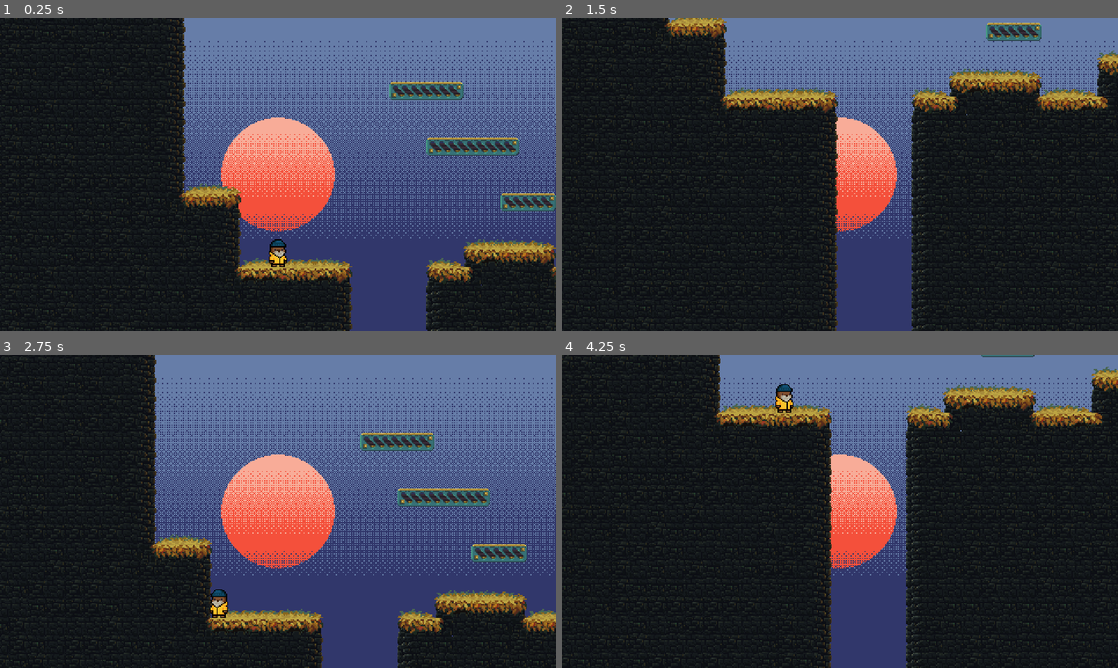
Above: before the commit, frames 1-4 (two rows, left to right).
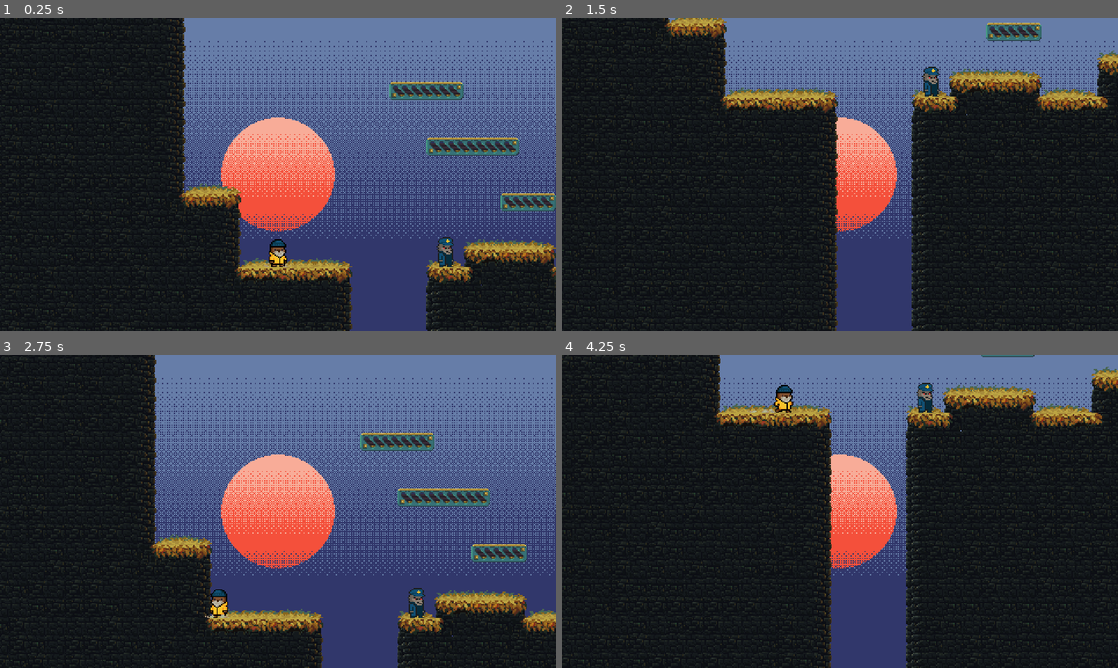
Above: after the commit, the same moments.

Repository: florian-reimann/fjord-n-fury-handcoded
Game: Godot game, scene res://game/Main.tscn
Same seed, same stepped clock (60 frames per second), same inputs: the game is played once before the commit and once after it.
Inputs:
- Up to frame 1 (0.25 s): no input
- Up to frame 2 (1.5 s): hold D (Right) from 0.53 s (still down); tap W (Jump) at 0.6, 0.77, 1.07, 1.35 s
- Up to frame 3 (2.75 s): tap W (Jump) at 1.52, 1.82, 2.1 s; release D (Right) at 2.03 s; hold A (Left) from 2.03 s (still down)
- Up to frame 4 (4.25 s): release A (Left) at 2.78 s; hold D (Right) from 2.78 s (still down); tap W (Jump) at 2.85, 3.02, 3.32, 3.6, 3.77, 4.07 s

The runs differ from the first frame. In frame 1, 0.3% of the frame differs, in the area x 47-82%, y 70-80%; in frame 2, 0.2%; in frame 3, 0.3%; in frame 4, 0.4%, in the area x 33-67%, y 8-19%.

Commit message:
Update: Added enemy system, player jump animation, and effects

Diff:
--- a/autoload/GameManager.gd
+++ b/autoload/GameManager.gd
@@ -9,3 +9,11 @@
 func RespawnPlayer():
 	print("Respawn")
 	player.position = playerOriginPosition
+
+func SpawnVFX(vfxToSpawn:Resource, position: Vector2):
+	var vfxInstance = vfxToSpawn.instantiate()
+	vfxInstance.global_position = position
+
+	get_tree().get_root().get_node("World").add_child(
+		vfxInstance
+	)
--- /dev/null
+++ b/features/enemies/Enemy.gd
@@ -0,0 +1,6 @@
+extends CharacterBody2D
+
+const SPEED: int = 50
+var direction: int = -1
+
+@onready var animated_sprite_2d: AnimatedSprite2D = $AnimatedSprite2D
--- /dev/null
+++ b/features/enemies/Enemy.tscn
@@ -0,0 +1,35 @@
+[gd_scene load_steps=6 format=3 uid="uid://bqos27iqsfg8k"]
+
+[ext_resource type="Script" uid="uid://cfbpwmbityw2n" path="res://features/enemies/Enemy.gd" id="1_ias5w"]
+[ext_resource type="Texture2D" uid="uid://dcwv7sj7j3mc" path="res://features/enemies/sprites/Enemy_wolf_idle.png" id="1_tm7dh"]
+
+[sub_resource type="CapsuleShape2D" id="CapsuleShape2D_37vms"]
+radius = 6.0
+height = 26.0
+
+[sub_resource type="AtlasTexture" id="AtlasTexture_ias5w"]
+atlas = ExtResource("1_tm7dh")
+region = Rect2(0, 0, 32, 32)
+
+[sub_resource type="SpriteFrames" id="SpriteFrames_7fywp"]
+animations = [{
+"frames": [{
+"duration": 1.0,
+"texture": SubResource("AtlasTexture_ias5w")
+}],
+"loop": true,
+"name": &"Walk",
+"speed": 5.0
+}]
+
+[node name="Enemy" type="CharacterBody2D"]
+script = ExtResource("1_ias5w")
+
+[node name="CollisionShape2D" type="CollisionShape2D" parent="."]
+position = Vector2(0, -13)
+shape = SubResource("CapsuleShape2D_37vms")
+
+[node name="AnimatedSprite2D" type="AnimatedSprite2D" parent="."]
+position = Vector2(0, -16)
+sprite_frames = SubResource("SpriteFrames_7fywp")
+animation = &"Walk"
--- a/features/player/Player.gd
+++ b/features/player/Player.gd
@@ -18,6 +18,9 @@
 # Double Jump System
 const MAX_JUMPS: int = 2  # Boden-Jump + Luft-Jump
 
+# True/False ist in der Luft
+var AirborneLastFrame: bool
+
 @onready var animated_sprite_2d: AnimatedSprite2D = $AnimatedSprite2D
 
 func _ready() -> void:
@@ -33,9 +36,15 @@
 	# GRAVITY:
 	if not is_on_floor():
 		velocity.y += GRAVITY * delta
+		AirborneLastFrame = true
+	elif AirborneLastFrame:
+		PlayLandVFX()
+		AirborneLastFrame = false
 
 	if Input.is_action_just_pressed("Jump") and is_on_floor():
 		velocity.y += JUMP_VELOCITY
+		animated_sprite_2d.play("Jump")
+		PlayJumpUpVFX()
 
 	# Richtung des Spielers:
 	var direction: float = Input.get_axis("Left","Right")
@@ -66,3 +75,11 @@
 			animated_sprite_2d.play("Run")
 		else:
 			animated_sprite_2d.play("Idle")
+
+func PlayJumpUpVFX():
+	var vfxToSpawn = preload("res://fx/vfx_jump_up.tscn")
+	GameManager.SpawnVFX(vfxToSpawn, global_position)
+
+func PlayLandVFX():
+	var vfxToSpawn = preload("res://fx/vfx_land.tscn")
+	GameManager.SpawnVFX(vfxToSpawn, global_position)
--- a/features/player/Player.tscn
+++ b/features/player/Player.tscn
@@ -1,7 +1,8 @@
-[gd_scene load_steps=15 format=3 uid="uid://ch530bw3ar334"]
+[gd_scene load_steps=19 format=3 uid="uid://ch530bw3ar334"]
 
 [ext_resource type="Script" uid="uid://bsm8f7t35gmtf" path="res://features/player/Player.gd" id="1_mjcdy"]
 [ext_resource type="Texture2D" uid="uid://bno34gr52o5w0" path="res://features/player/sprites/fury_idle.png" id="2_u46th"]
+[ext_resource type="Texture2D" uid="uid://cqhvfws33c8s3" path="res://features/player/sprites/Fury_jump.png" id="3_214e2"]
 [ext_resource type="Texture2D" uid="uid://b2i5wree84acj" path="res://features/player/sprites/Fury_run.png" id="3_u46th"]
 
 [sub_resource type="CapsuleShape2D" id="CapsuleShape2D_yo8gm"]
@@ -23,6 +24,18 @@
 [sub_resource type="AtlasTexture" id="AtlasTexture_0btcf"]
 atlas = ExtResource("2_u46th")
 region = Rect2(96, 0, 32, 32)
+
+[sub_resource type="AtlasTexture" id="AtlasTexture_lc4lv"]
+atlas = ExtResource("3_214e2")
+region = Rect2(0, 0, 32, 32)
+
+[sub_resource type="AtlasTexture" id="AtlasTexture_sw0rk"]
+atlas = ExtResource("3_214e2")
+region = Rect2(32, 0, 32, 32)
+
+[sub_resource type="AtlasTexture" id="AtlasTexture_5wo5g"]
+atlas = ExtResource("3_214e2")
+region = Rect2(64, 0, 32, 32)
 
 [sub_resource type="AtlasTexture" id="AtlasTexture_214e2"]
 atlas = ExtResource("3_u46th")
@@ -65,6 +78,20 @@
 }, {
 "frames": [{
 "duration": 1.0,
+"texture": SubResource("AtlasTexture_lc4lv")
+}, {
+"duration": 1.0,
+"texture": SubResource("AtlasTexture_sw0rk")
+}, {
+"duration": 1.0,
+"texture": SubResource("AtlasTexture_5wo5g")
+}],
+"loop": false,
+"name": &"Jump",
+"speed": 5.0
+}, {
+"frames": [{
+"duration": 1.0,
 "texture": SubResource("AtlasTexture_214e2")
 }, {
 "duration": 1.0,
@@ -94,7 +121,7 @@
 [node name="AnimatedSprite2D" type="AnimatedSprite2D" parent="."]
 position = Vector2(0, -16)
 sprite_frames = SubResource("SpriteFrames_cf05b")
-animation = &"Run"
+animation = &"Jump"
 
 [node name="Camera2D" type="Camera2D" parent="."]
 offset = Vector2(0, -80)
--- /dev/null
+++ b/fx/VFX_Controller.gd
@@ -0,0 +1,11 @@
+extends Node2D
+
+@onready var animated_sprite_2d: AnimatedSprite2D = $AnimatedSprite2D
+
+func _ready() -> void:
+	animated_sprite_2d.play("Start")
+
+@warning_ignore("unused_parameter")
+func _process(delta: float) -> void:
+	if animated_sprite_2d.is_playing() == false:
+		queue_free()
--- /dev/null
+++ b/fx/vfx_jump_up.tscn
@@ -0,0 +1,55 @@
+[gd_scene load_steps=9 format=3 uid="uid://rska433s4apq"]
+
+[ext_resource type="Texture2D" uid="uid://77w68wsdixrq" path="res://fx/VFX_JumpUp.png" id="1_2sbf4"]
+[ext_resource type="Script" uid="uid://bssgvhmtbacp0" path="res://fx/VFX_Controller.gd" id="1_eur5m"]
+
+[sub_resource type="AtlasTexture" id="AtlasTexture_eur5m"]
+atlas = ExtResource("1_2sbf4")
+region = Rect2(0, 0, 32, 32)
+
+[sub_resource type="AtlasTexture" id="AtlasTexture_nr1ep"]
+atlas = ExtResource("1_2sbf4")
+region = Rect2(32, 0, 32, 32)
+
+[sub_resource type="AtlasTexture" id="AtlasTexture_p3djl"]
+atlas = ExtResource("1_2sbf4")
+region = Rect2(64, 0, 32, 32)
+
+[sub_resource type="AtlasTexture" id="AtlasTexture_xnj2f"]
+atlas = ExtResource("1_2sbf4")
+region = Rect2(96, 0, 32, 32)
+
+[sub_resource type="AtlasTexture" id="AtlasTexture_blxic"]
+atlas = ExtResource("1_2sbf4")
+region = Rect2(128, 0, 32, 32)
+
+[sub_resource type="SpriteFrames" id="SpriteFrames_q71up"]
+animations = [{
+"frames": [{
+"duration": 1.0,
+"texture": SubResource("AtlasTexture_eur5m")
+}, {
+"duration": 1.0,
+"texture": SubResource("AtlasTexture_nr1ep")
+}, {
+"duration": 1.0,
+"texture": SubResource("AtlasTexture_p3djl")
+}, {
+"duration": 1.0,
+"texture": SubResource("AtlasTexture_xnj2f")
+}, {
+"duration": 1.0,
+"texture": SubResource("AtlasTexture_blxic")
+}],
+"loop": false,
+"name": &"Start",
+"speed": 15.0
+}]
+
+[node name="VFX_JumpUp" type="Node2D"]
+script = ExtResource("1_eur5m")
+
+[node name="AnimatedSprite2D" type="AnimatedSprite2D" parent="."]
+position = Vector2(0, -16)
+sprite_frames = SubResource("SpriteFrames_q71up")
+animation = &"Start"
--- /dev/null
+++ b/fx/vfx_land.tscn
@@ -0,0 +1,48 @@
+[gd_scene load_steps=8 format=3 uid="uid://4ugnh8cqs7fd"]
+
+[ext_resource type="Script" uid="uid://bssgvhmtbacp0" path="res://fx/VFX_Controller.gd" id="1_t2e0q"]
+[ext_resource type="Texture2D" uid="uid://djgulwh185nuw" path="res://fx/VFX_Land.png" id="2_t2e0q"]
+
+[sub_resource type="AtlasTexture" id="AtlasTexture_8o02b"]
+atlas = ExtResource("2_t2e0q")
+region = Rect2(0, 0, 32, 32)
+
+[sub_resource type="AtlasTexture" id="AtlasTexture_jvqoj"]
+atlas = ExtResource("2_t2e0q")
+region = Rect2(32, 0, 32, 32)
+
+[sub_resource type="AtlasTexture" id="AtlasTexture_cr846"]
+atlas = ExtResource("2_t2e0q")
+region = Rect2(64, 0, 32, 32)
+
+[sub_resource type="AtlasTexture" id="AtlasTexture_ybg2l"]
+atlas = ExtResource("2_t2e0q")
+region = Rect2(96, 0, 32, 32)
+
+[sub_resource type="SpriteFrames" id="SpriteFrames_q71up"]
+animations = [{
+"frames": [{
+"duration": 1.0,
+"texture": SubResource("AtlasTexture_8o02b")
+}, {
+"duration": 1.0,
+"texture": SubResource("AtlasTexture_jvqoj")
+}, {
+"duration": 1.0,
+"texture": SubResource("AtlasTexture_cr846")
+}, {
+"duration": 1.0,
+"texture": SubResource("AtlasTexture_ybg2l")
+}],
+"loop": false,
+"name": &"Start",
+"speed": 15.0
+}]
+
+[node name="VFX_JumpUp" type="Node2D"]
+script = ExtResource("1_t2e0q")
+
+[node name="AnimatedSprite2D" type="AnimatedSprite2D" parent="."]
+position = Vector2(0, -16)
+sprite_frames = SubResource("SpriteFrames_q71up")
+animation = &"Start"
--- a/game/Main.tscn
+++ b/game/Main.tscn
@@ -1,8 +1,9 @@
-[gd_scene load_steps=7 format=4 uid="uid://ba8qy3sml2uq6"]
+[gd_scene load_steps=8 format=4 uid="uid://ba8qy3sml2uq6"]
 
 [ext_resource type="Texture2D" uid="uid://duevfvw15v3oh" path="res://assets/tilemap/Tilemap_ProjectLittleAdventurerAndie2D.png" id="1_8gaax"]
 [ext_resource type="PackedScene" uid="uid://ch530bw3ar334" path="res://features/player/Player.tscn" id="2_8gaax"]
 [ext_resource type="Texture2D" uid="uid://gacp4vh5bfxb" path="res://features/levels/background.png" id="3_2fjjk"]
+[ext_resource type="PackedScene" uid="uid://bqos27iqsfg8k" path="res://features/enemies/Enemy.tscn" id="4_ljq5a"]
 
 [sub_resource type="PhysicsMaterial" id="PhysicsMaterial_8gaax"]
 friction = 0.0
@@ -505,3 +506,6 @@
 tile_set = SubResource("TileSet_madmh")
 
 [node name="Player" parent="." instance=ExtResource("2_8gaax")]
+
+[node name="Enemy" parent="." instance=ExtResource("4_ljq5a")]
+position = Vector2(144, 0)
--- a/project.godot
+++ b/project.godot
@@ -34,12 +34,14 @@
 "deadzone": 0.2,
 "events": [Object(InputEventJoypadMotion,"resource_local_to_scene":false,"resource_name":"","device":-1,"axis":0,"axis_value":-1.0,"script":null)
 , Object(InputEventKey,"resource_local_to_scene":false,"resource_name":"","device":-1,"window_id":0,"alt_pressed":false …(182 unchanged characters)…
+, Object(InputEventKey,"resource_local_to_scene":false,"resource_name":"","device":-1,"window_id":0,"alt_pressed":false,"shift_pressed":false,"ctrl_pressed":false,"meta_pressed":false,"pressed":false,"keycode":0,"physical_keycode":4194319,"key_label":0,"unicode":0,"location":0,"echo":false,"script":null)
 ]
 }
 Right={
 "deadzone": 0.2,
 "events": [Object(InputEventJoypadMotion,"resource_local_to_scene":false,"resource_name":"","device":-1,"axis":0,"axis_value":1.0,"script":null)
 , Object(InputEventKey,"resource_local_to_scene":false,"resource_name":"","device":-1,"window_id":0,"alt_pressed":false …(183 unchanged characters)…
+, Object(InputEventKey,"resource_local_to_scene":false,"resource_name":"","device":-1,"window_id":0,"alt_pressed":false,"shift_pressed":false,"ctrl_pressed":false,"meta_pressed":false,"pressed":false,"keycode":0,"physical_keycode":4194321,"key_label":0,"unicode":0,"location":0,"echo":false,"script":null)
 ]
 }
 Jump={
@@ -47,12 +49,14 @@
 "events": [Object(InputEventJoypadButton,"resource_local_to_scene":false,"resource_name":"","device":-1,"button_index":0,"pressure":0.0,"pressed":true,"script":null)
 , Object(InputEventKey,"resource_local_to_scene":false,"resource_name":"","device":-1,"window_id":0,"alt_pressed":false …(183 unchanged characters)…
 , Object(InputEventKey,"resource_local_to_scene":false,"resource_name":"","device":-1,"window_id":0,"alt_pressed":false …(182 unchanged characters)…
+, Object(InputEventKey,"resource_local_to_scene":false,"resource_name":"","device":-1,"window_id":0,"alt_pressed":false,"shift_pressed":false,"ctrl_pressed":false,"meta_pressed":false,"pressed":false,"keycode":0,"physical_keycode":4194320,"key_label":0,"unicode":0,"location":0,"echo":false,"script":null)
 ]
 }
 Down={
 "deadzone": 0.2,
 "events": [Object(InputEventJoypadMotion,"resource_local_to_scene":false,"resource_name":"","device":-1,"axis":1,"axis_value":1.0,"script":null)
 , Object(InputEventKey,"resource_local_to_scene":false,"resource_name":"","device":-1,"window_id":0,"alt_pressed":false …(183 unchanged characters)…
+, Object(InputEventKey,"resource_local_to_scene":false,"resource_name":"","device":-1,"window_id":0,"alt_pressed":false,"shift_pressed":false,"ctrl_pressed":false,"meta_pressed":false,"pressed":false,"keycode":0,"physical_keycode":4194322,"key_label":0,"unicode":0,"location":0,"echo":false,"script":null)
 ]
 }
 Shoot={
Not shown, added: features/enemies/Enemy.gd.uid
Binary file added: features/enemies/sprites/Enemy_wolf_idle.png
Not shown, added: features/enemies/sprites/Enemy_wolf_idle.png.import
Binary file added: features/player/sprites/Fury_jump.png
Not shown, added: features/player/sprites/Fury_jump.png.import
Not shown, added: fx/VFX_Controller.gd.uid
Binary file added: fx/VFX_JumpUp.png
Not shown, added: fx/VFX_JumpUp.png.import
Binary file added: fx/VFX_Land.png
Not shown, added: fx/VFX_Land.png.import
Not shown, changed: .DS_Store
Not shown, changed: features/.DS_Store
(and 3 more such lines)
